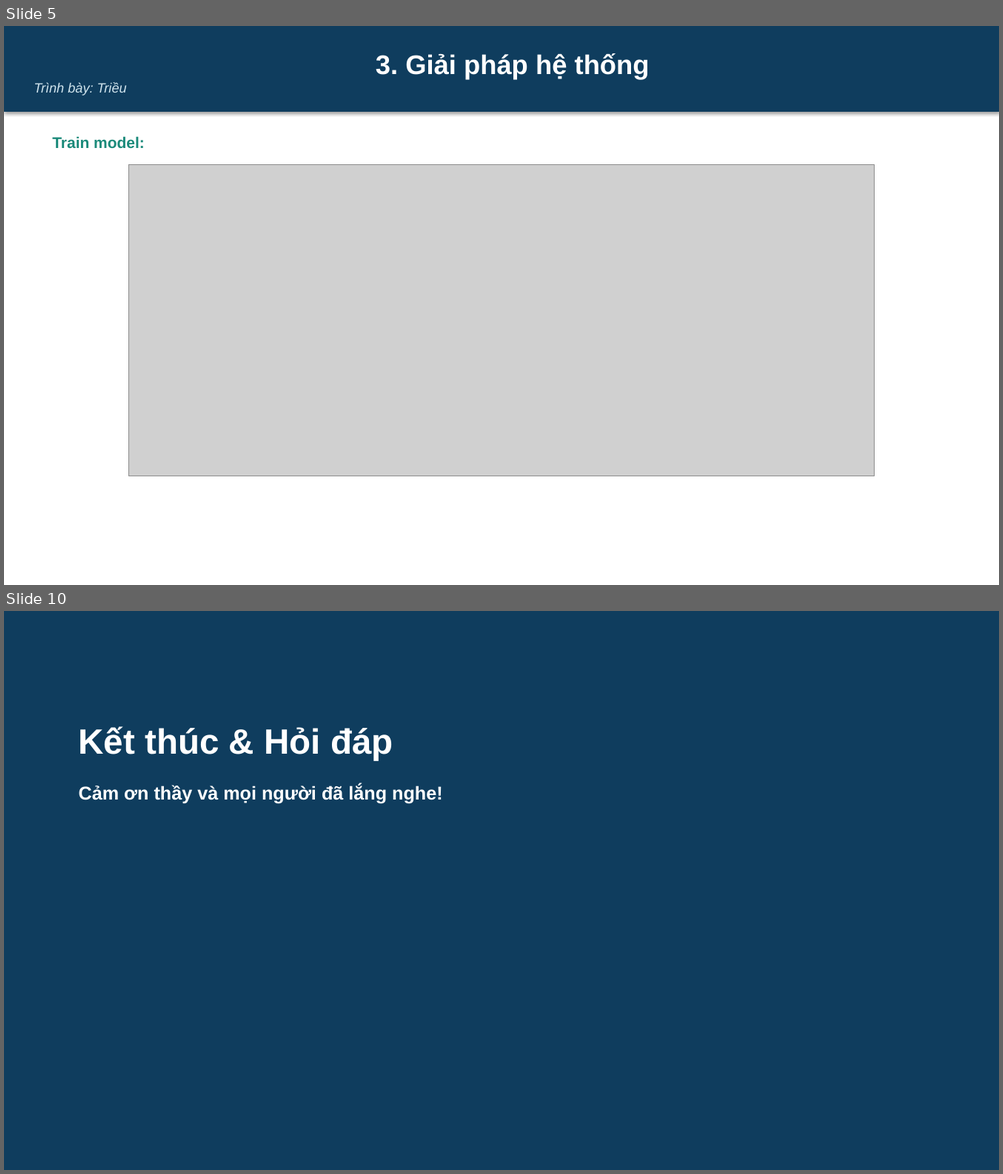
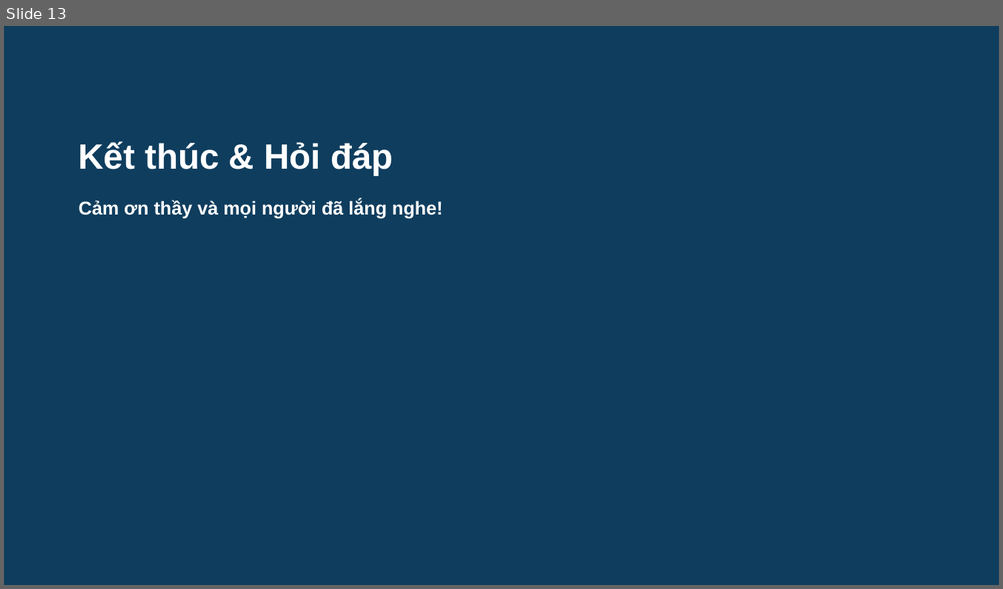
Before and after one commit to DongTrieu0310/AI_HealthCareAssitant, a slide deck: docs/Slide.pptx. Shown one above the other, each under a label of ours: slides 5 and 10 before the commit, slide 13 after it; the slides between them are not shown. The pictures are 1003x1174 and 1003x589 pixels, drawn with LibreOffice and Linux fonts; fonts in the diff are those of the drawing; grey boxes stand for pictures. Boxes give left, top, right and bottom in pixels: in the first picture for what was removed or moved away, otherwise in the second. Text is boxed around its words. In the diff, an @@ line names an element or a change of style, - is before the commit and + after.

```diff
--- a/docs/Slide.pptx
+++ b/docs/Slide.pptx
@@ slide 5 removed at [4,26,999,585], background #FFFFFF @@
@@ rectangle removed at [4,26,999,112] @@
-3. Giải pháp hệ thống
-Trình bày: Triều
@@ text removed at [52,136,145,149] @@
-Train model:
@@ picture removed at [128,165,874,477] @@
@@ what was slide 10 is now slide 13 @@
```
Also in this commit, not shown: 6 slides changed, 6 slides added, 2 other slides removed, 3 other files.
